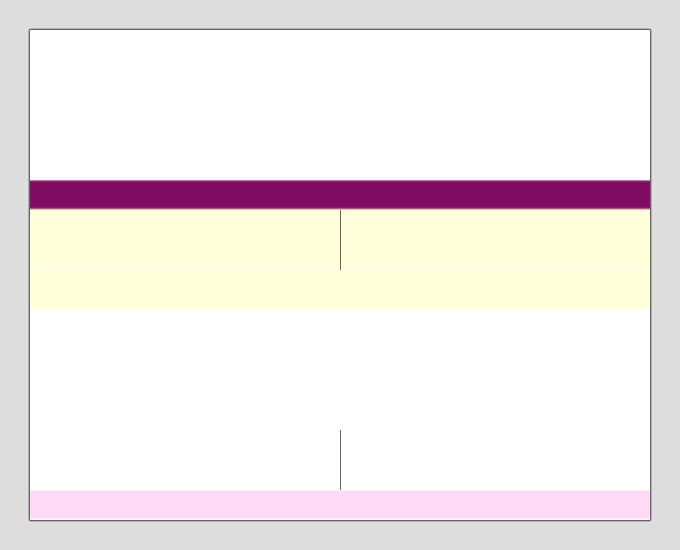
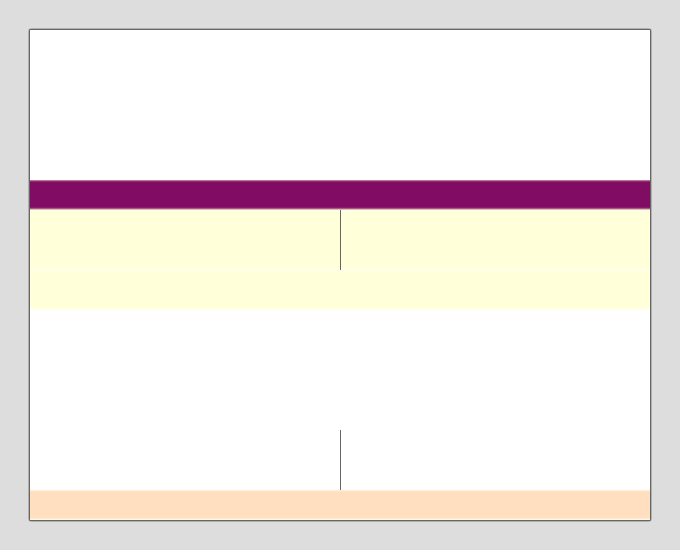
Revision of a layered 680 × 550 image; what changed, layer by layer:
pixels changed over <box>30,490,650,520</box> (layer not identified)
